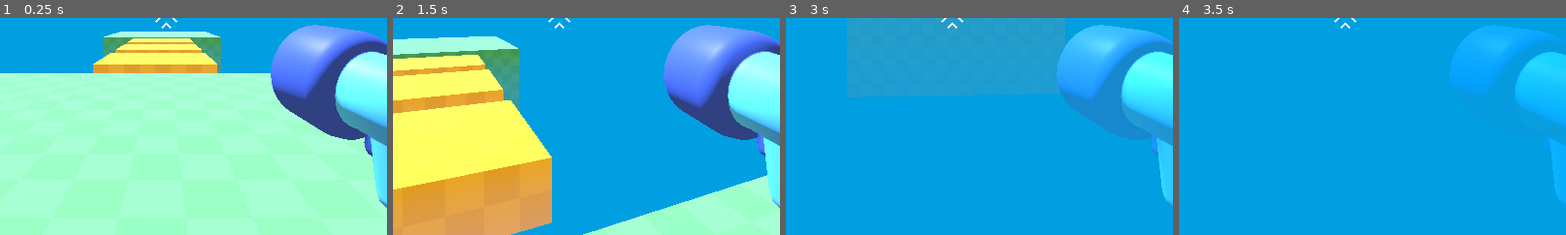
Above: before the commit, frames 1-4 (left to right).
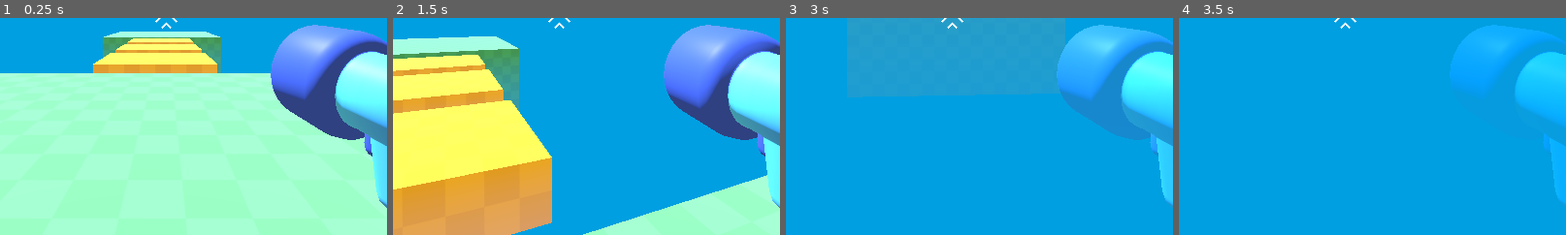
Above: after the commit, the same moments.

Repository: Trulle1234/3d-game
Game: Godot game, scene res://level/temporary_level.tscn
The game is run twice, just before and just after one commit, with the same random seed, the same clock (stepped at 60 frames per second) and the same inputs. This scene is started directly instead of the project's main scene.
Inputs (mouse positions are % of the whole screen's width and height, from its top left):
- Up to frame 1 (0.25 s): no input
- Up to frame 2 (1.5 s): tap Enter at 0.5 s; move the mouse to (49, 52) at 0.52 s; hold W (forward) from 0.53 s (still down); tap Alt at 0.6 s; tap Space (jump) at 0.77 s; move the mouse to (57, 51) at 1.27 s; tap Shift at 1.35 s
- Up to frame 3 (3 s): tap Space (jump) at 1.52 s; move the mouse to (42, 49) at 2.02 s; tap Alt at 2.1 s; move the mouse to (51, 50) at 2.77 s; release W (forward) at 2.78 s; hold A (left) from 2.78 s (still down); tap Shift at 2.85 s
- Up to frame 4 (3.5 s): keep holding A (left); tap Space (jump) at 3.02 s
The pictures show only the part of the screen within x 29-78%, y 50-100%; the shares and areas given below are measured in that part.

The runs differ from the first frame. In frame 1, 0.1% of the frame differs, in the area x 93-98%, y 53-79%; in frame 2, less than 0.1%; in frame 3, less than 0.1%; in frame 4, less than 0.1%.

Commit message:
fix gun and bullet shadows

Diff:
--- /dev/null
+++ b/player/bullet.gd
@@ -0,0 +1,9 @@
+extends Area3D
+
+const SPEED = 55
+const RANGE = 40
+
+var travelled_distance = 0
+
+func _physics_process(delta: float) -> void:
+	position += -transform.basis.z * SPEED * delta
--- a/player/bullet.tscn
+++ b/player/bullet.tscn
@@ -1,3 +1,16 @@
 [gd_scene format=3 uid="uid://bdddr4ndq3ada"]
 
+[ext_resource type="PackedScene" uid="uid://cdcq0pplhc5d7" path="res://player/projectile/bullet_model.tscn" id="1_1y6ct"]
+[ext_resource type="Script" uid="uid://cqtpdejfs4p55" path="res://player/bullet.gd" id="1_j40gx"]
+
+[sub_resource type="SphereShape3D" id="SphereShape3D_j40gx"]
+radius = 0.3362017
+
 [node name="Bullet" type="Area3D" unique_id=2058969231]
+script = ExtResource("1_j40gx")
+
+[node name="CollisionShape3D" type="CollisionShape3D" parent="." unique_id=2052509023]
+shape = SubResource("SphereShape3D_j40gx")
+
+[node name="BulletModel" parent="." unique_id=1688946889 instance=ExtResource("1_1y6ct")]
+transform = Transform3D(-3.934025e-08, 0, -0.9, 0, 0.9, 0, 0.9, 0, -3.934025e-08, 0, 0, 0)
--- a/player/player.tscn
+++ b/player/player.tscn
@@ -1,8 +1,9 @@
 [gd_scene format=3 uid="uid://cs1q7i1qilap4"]
 
-[ext_resource type="PackedScene" uid="uid://bm07uxtruq7w5" path="res://player/simple_gun/gun_model.glb" id="1_oul6g"]
 [ext_resource type="Script" uid="uid://bn4xt4sd0iktc" path="res://player/player.gd" id="1_rkbax"]
+[ext_resource type="PackedScene" uid="uid://do044mntw52m1" path="res://player/simple_gun/gun_model.tscn" id="2_yw30f"]
 [ext_resource type="Texture2D" uid="uid://o8n1viybhvsn" path="res://player/reticle.png" id="3_g1dw6"]
+[ext_resource type="PackedScene" uid="uid://bdddr4ndq3ada" path="res://player/bullet.tscn" id="3_yw30f"]
 
 [sub_resource type="CapsuleShape3D" id="CapsuleShape3D_kqu6x"]
 
@@ -16,8 +17,13 @@
 [node name="Camera3D" type="Camera3D" parent="." unique_id=1439892958]
 transform = Transform3D(1, 0, 0, 0, 1, 0, 0, 0, 1, 0, 1.5, 0)
 
-[node name="GunModel" parent="Camera3D" unique_id=1153163126 instance=ExtResource("1_oul6g")]
-transform = Transform3D(-0.29201365, 0.0008569902, -0.06875542, -0.004913949, 0.2989496, 0.024596423, 0.06858495, 0.025067834, -0.29097718, 0.3244815, -0.1254319, -0.4246141)
+[node name="GunModel" parent="Camera3D" unique_id=1153163126 instance=ExtResource("2_yw30f")]
+transform = Transform3D(-0.29201365, 0.00085699366, -0.06875544, -0.004913949, 0.2989496, 0.024596423, 0.06858497, 0.025067836, -0.29097718, 0.3244815, -0.1254319, -0.4246141)
+
+[node name="Marker3D" type="Marker3D" parent="Camera3D/GunModel" unique_id=1053698617]
+transform = Transform3D(1, 1.1175871e-08, -1.1920929e-07, -1.8626451e-09, 1, -8.940697e-08, 4.4703484e-08, 0, 1.0000013, 0.007015705, 0.03606987, 0.63036144)
+
+[node name="Bullet" parent="Camera3D/GunModel/Marker3D" unique_id=2058969231 instance=ExtResource("3_yw30f")]
 
 [node name="TextureRect" type="TextureRect" parent="." unique_id=1143695859]
 anchors_preset = 8
--- a/player/projectile/bullet_model.tscn
+++ b/player/projectile/bullet_model.tscn
@@ -1,5 +1,16 @@
 [gd_scene format=3 uid="uid://cdcq0pplhc5d7"]
 
 [ext_resource type="PackedScene" uid="uid://rr1oj7b5uo0d" path="res://player/projectile/projectile_model.glb" id="1_i1cnd"]
+[ext_resource type="Shader" uid="uid://b4wc5wsyakc0a" path="res://player/projectile/projectile.gdshader" id="2_j2drh"]
+
+[sub_resource type="ShaderMaterial" id="ShaderMaterial_2lyji"]
+render_priority = 0
+shader = ExtResource("2_j2drh")
+shader_parameter/tail_color = Color(1, 0.6647756, 0.14187017, 1)
+shader_parameter/head_color = Color(0.98896474, 0.37849444, 0.109783344, 1)
 
 [node name="BulletModel" unique_id=1688946889 instance=ExtResource("1_i1cnd")]
+
+[node name="Projectile" parent="." index="0" unique_id=1744844734]
+material_override = SubResource("ShaderMaterial_2lyji")
+cast_shadow = 0
--- /dev/null
+++ b/player/simple_gun/gun_model.tscn
@@ -0,0 +1,8 @@
+[gd_scene format=3 uid="uid://do044mntw52m1"]
+
+[ext_resource type="PackedScene" uid="uid://bm07uxtruq7w5" path="res://player/simple_gun/gun_model.glb" id="1_5nxhh"]
+
+[node name="gun_model" unique_id=1153163126 instance=ExtResource("1_5nxhh")]
+
+[node name="BlueGun" parent="." index="0" unique_id=1470990329]
+cast_shadow = 0
Not shown, added: player/bullet.gd.uid
